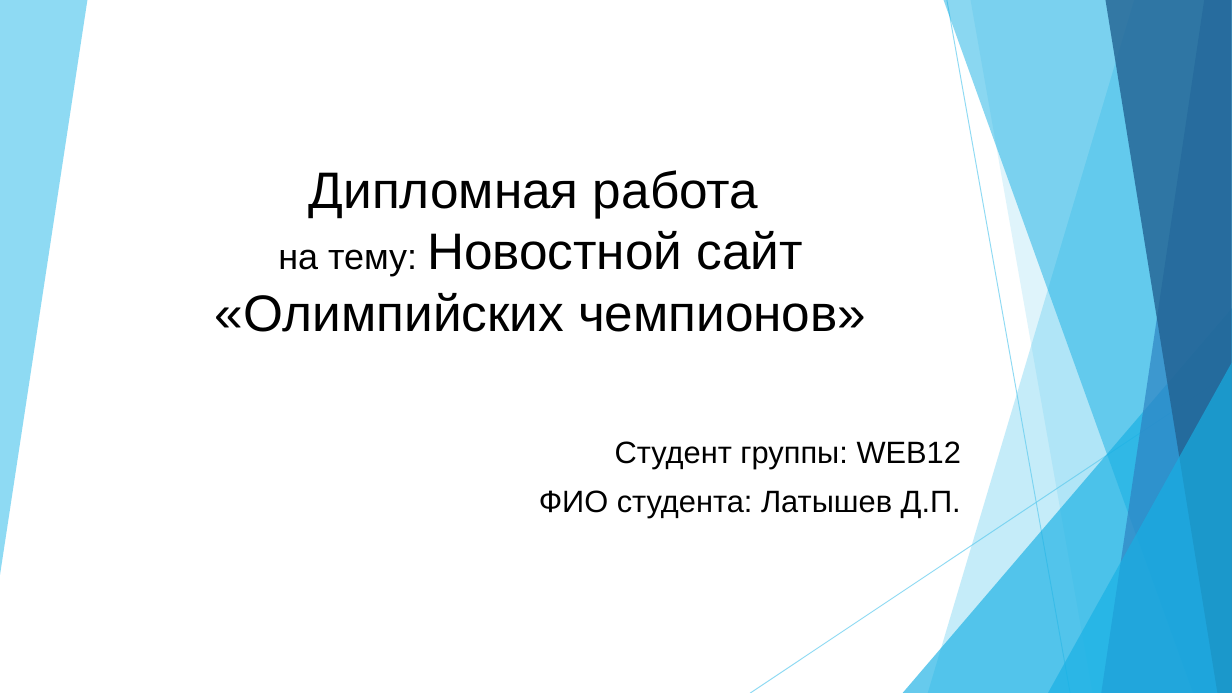
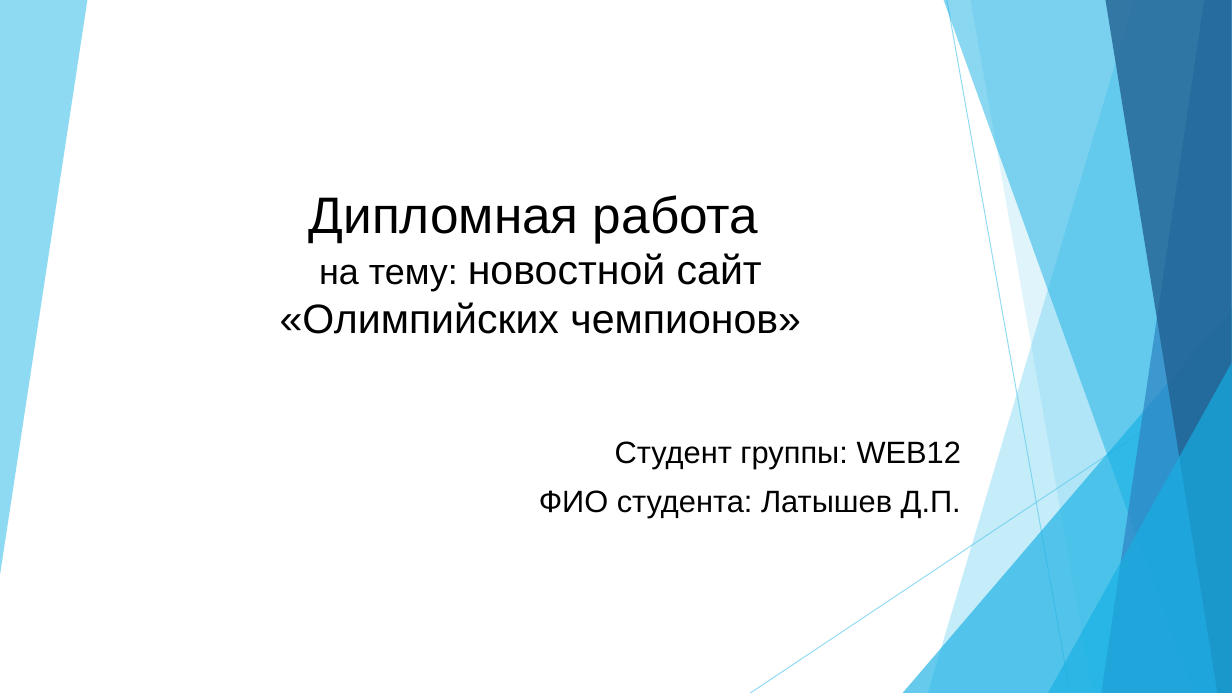
Before and after one commit to Latyshevdp72rus/Latyshevdp_WEB12, a slide deck: slide 1 of Дипломная работа - Новостной сайт Олимпийских чемпионов .pptx. Drawn at 1232x693 pixels with LibreOffice and Linux fonts; fonts in the diff are those of the drawing. Boxes give left, top, right and bottom in pixels: in the first picture for what was removed or moved away, otherwise in the second. Text is boxed around its words. In the diff, an @@ line names an element or a change of style, - is before the commit and + after.

```diff
--- a/Дипломная работа - Новостной сайт Олимпийских чемпионов .pptx
+++ b/Дипломная работа - Новостной сайт Олимпийских чемпионов .pptx
@@ title at [280,195,801,334]: text changed; size 40 to 32 pt @@
-Дипломная работа
-на тему: Новостной сайт
-«Олимпийских чемпионов»
+Дипломная работа
+на тему: новостной сайт
+«Олимпийских чемпионов»
```
Also in this commit, not shown: 3 other files.
